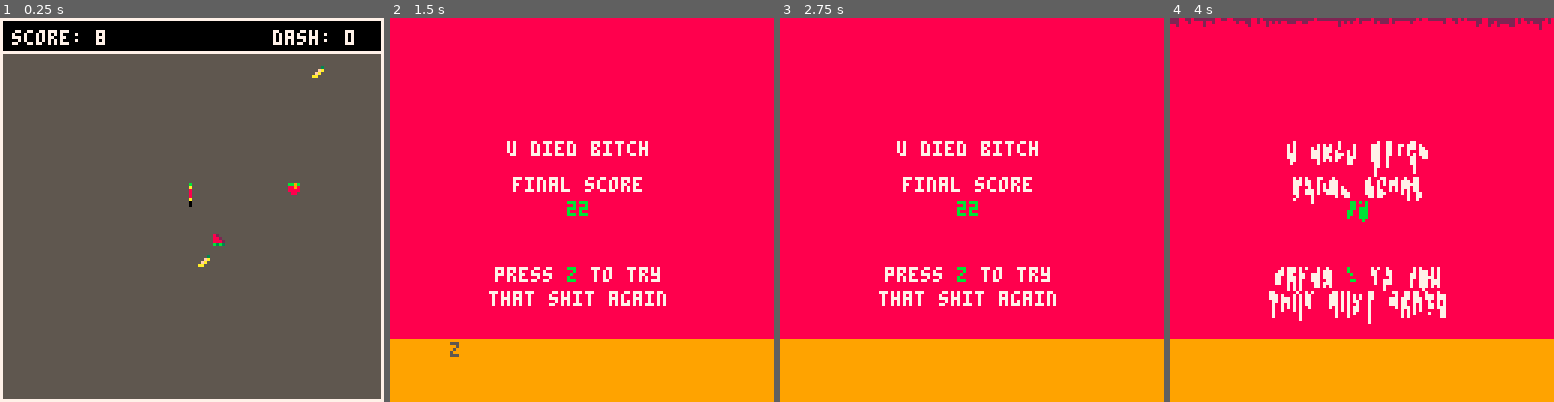
Above: before the commit, frames 1-4 (left to right).
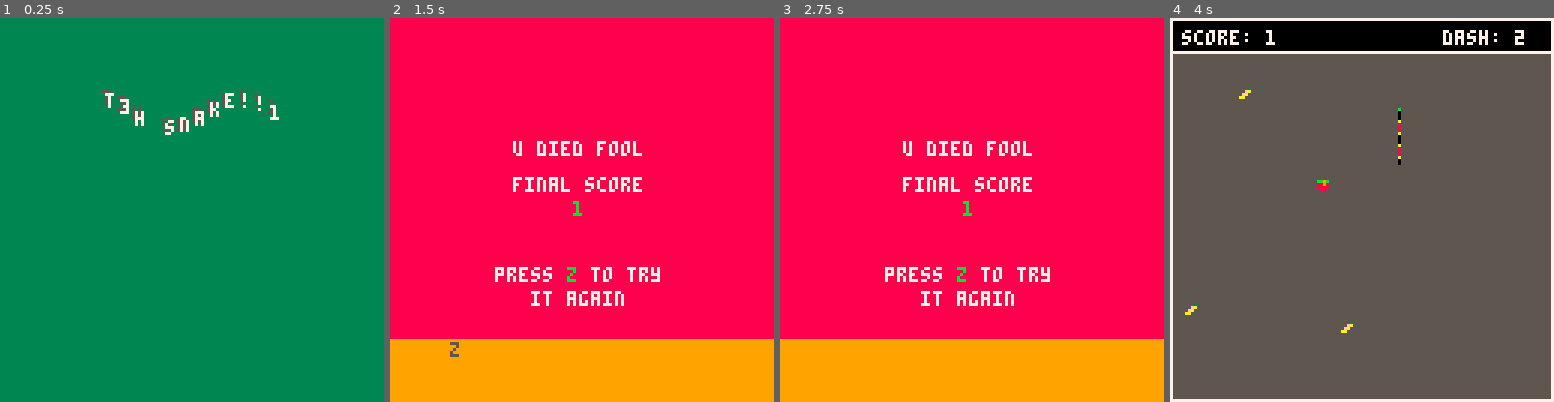
Above: after the commit, the same moments.

Repository: tmelot2/pico-8
Game: PICO-8 cartridge snake-dash/snake-dash-prototype.p8
Two runs of this game, one before a commit and one after it. Both use one fixed random seed, a clock stepped at 60 frames per second and the inputs below.
Inputs:
- Up to frame 1 (0.25 s): no input
- Up to frame 2 (1.5 s): tap O (Z key) at 0.33, 0.7, 1.43 s; tap X (X key) at 1.07 s
- Up to frame 3 (2.75 s): hold Left 1.97-2.37 s; tap X (X key) at 2.07, 2.4, 2.73 s; tap O (Z key) at 2.22 s; hold Down from 2.42 s (still down)
- Up to frame 4 (4 s): release Down at 2.82 s; hold Right 2.87-3.53 s; tap X (X key) at 3.07, 3.4, 3.73 s; tap O (Z key) at 3.1, 3.98 s; hold Up from 3.58 s (still down)

The runs differ from the first frame. In frame 1, 100% of the frame differs, in the area x 0-100%, y 0-100%; in frame 2, 1.8%; in frame 3, 1.8%; in frame 4, 100%.

Commit message:
Death animation

Diff:
--- a/snake-dash/snake-dash-prototype.p8
+++ b/snake-dash/snake-dash-prototype.p8
@@ -8,7 +8,7 @@
 -- tmelot
 
 -- debug
-skiptitle=1
+skiptitle=0
 -- screen
 screenwidth = 127
 screenheight = 127
@@ -63,6 +63,9 @@
 -- background
 bgcolor = 5
 
+-- timer
+tick = 0
+
 function _init()
   if (skiptitle==1) then scene = 1 end
 
@@ -81,6 +84,10 @@
     gameupdate()
  elseif scene==2 then
   gameoverupdate()
+  end
+  tick = tick + 1
+  if tick > 360 then
+    tick = 0
   end
 end
 
@@ -127,11 +134,11 @@
 end
 
 function gameoverinit()
-  scene = 2
-  timer = 0
+ scene = 2
+ timer = 0
  music(-1)
  rectfill(0,0,screenwidth,screenheight,8)
-   local text = 'u died bitch'
+ local text = 'u died fool'
  print(text,hcenter(text),vcenter(text)-20,7)
 
  local text = 'final score'
@@ -143,7 +150,7 @@
  print(text,hcenter(text),vcenter(text)+22,7)
  local text = 'z'
  print(text,hcenter(text)-2,vcenter(text)+22,11)
- local text = 'that shit again'
+ local text = 'it again'
  print(text,hcenter(text),vcenter(text)+30,7)
 end
 
@@ -215,7 +222,9 @@
   -- timer
   timer+=1
   -- score
-  score+=1
+  if tick%30==0 then
+   score+=1
+  end
 
  if (score%12==0) then
   -- player.l += 5
@@ -252,11 +261,19 @@
 
 -- draw functions
 function titledraw()
+
   local titletxt = "t3h snake!!1"
   local starttxt = "presssss z to ssssstart"
   rectfill(0,0,screenwidth, screenheight, 3)
-  print(titletxt, hcenter(titletxt), screenheight/4, 10)
-  print(starttxt, hcenter(starttxt), (screenheight/4)+(screenheight/2),7)
+  pdraw(titletxt, 24, 29, 5, 5)
+  pdraw(titletxt, 25, 30, 5, 7)
+end
+
+function pdraw(s,x,y,h,c)
+  for s in all(s) do
+    print(s,10+x,y + h*sin((1.2*x-tick*1.4)*(3.1459/180)), c)
+    x+=5
+  end
 end
 
 function gamedraw()
@@ -423,7 +441,12 @@
  end
 
  local friction = 0.20
- local colors = {1,2}
+ local colors
+ if frnd(2) == 0 then
+  colors = {1,2}
+ else
+  colors = {4,2}
+ end
  local sign1 = 1
  local vx = 0
  local vy = 0
@@ -477,11 +500,12 @@
 
 -- library functions
 --- center align from: pico-8.wikia.com/wiki/centering_text
-function hcenter(s)
+function hcenter(s,extra_x)
   -- string length time     s the
   -- pixels in a char's width
   -- cut in half and rounded down
-  return (screenwidth / 2)-flr((#s*4)/2)
+  ex = extra_x or 0
+  return (screenwidth / 2)-flr((#s*(4+ex))/2)
 end
 
 function vcenter(s)
